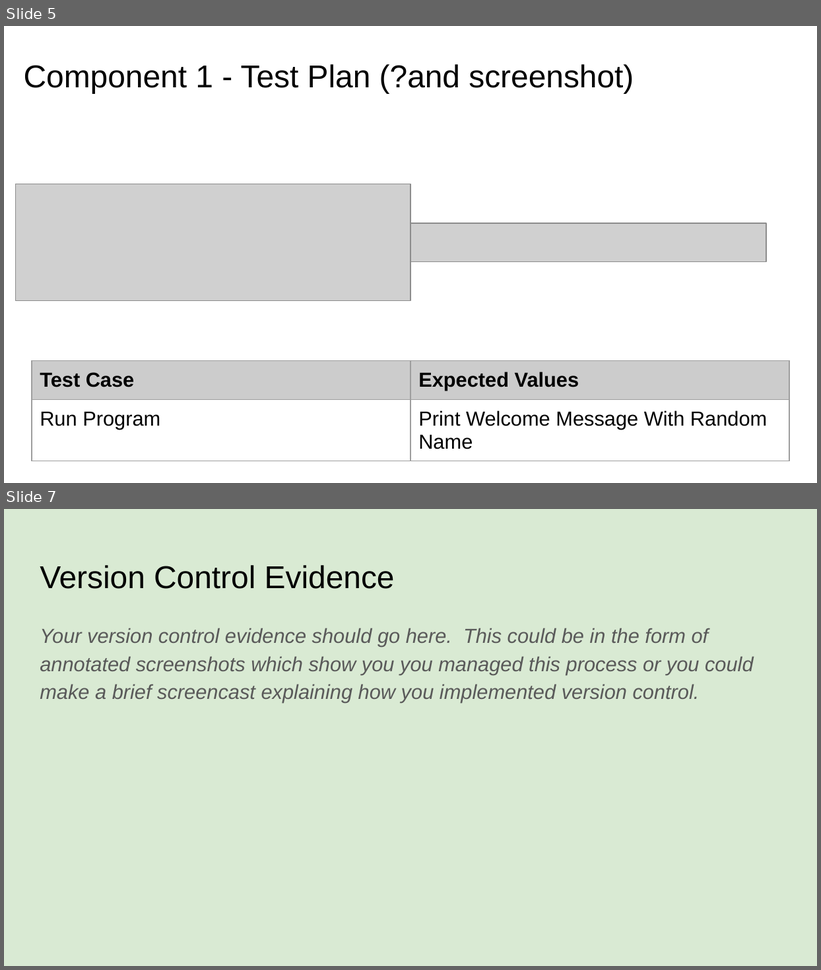
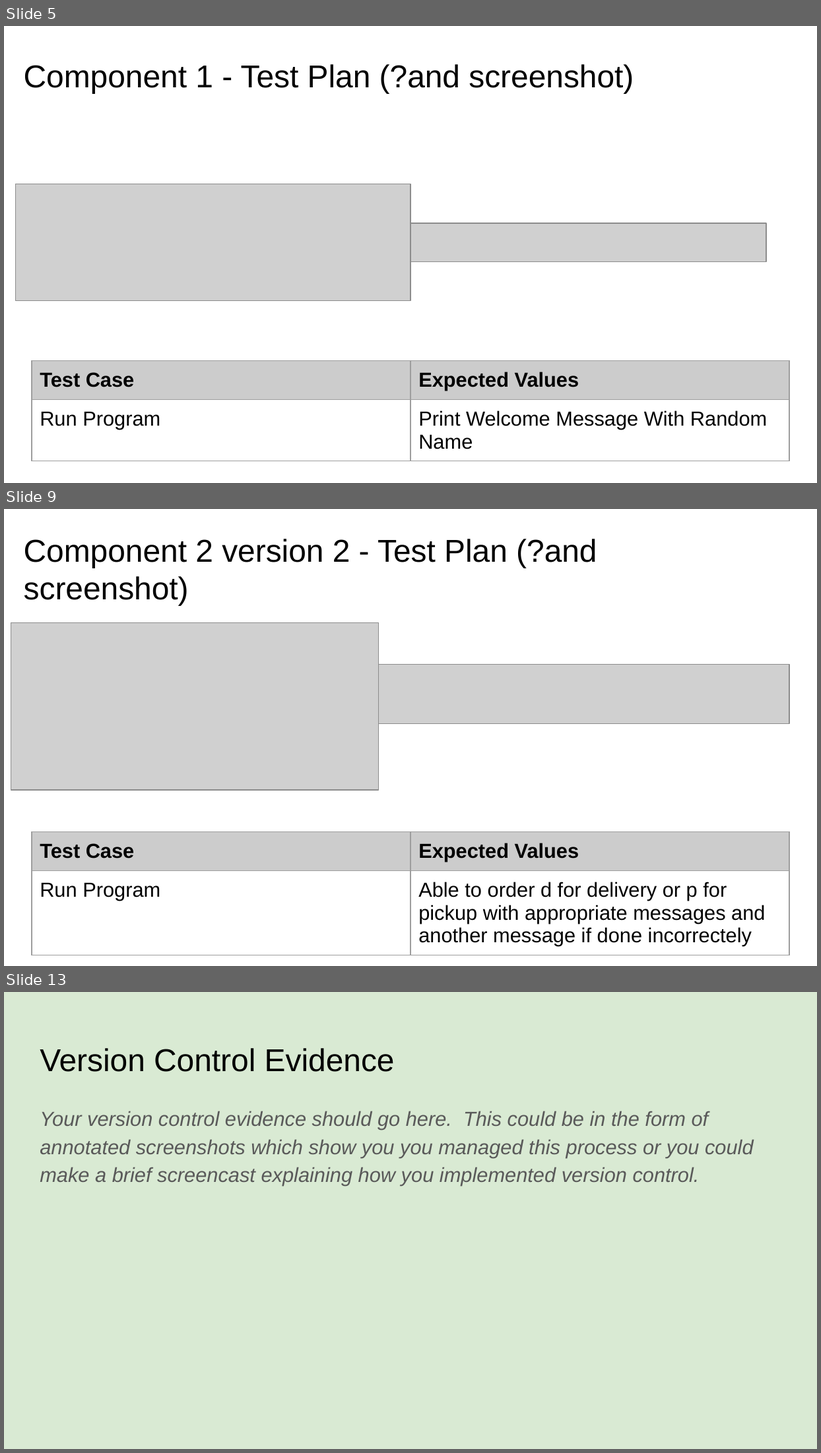
Before and after one commit to randombrunch/Pizza_Bot, a slide deck: 022_91893+_+91897+Documentation.pptx. Shown one above the other, each under a label of ours: slides 5 and 7 before the commit, slides 5, 9 and 13 after it; the slides between them are not shown. The pictures are 821x970 and 821x1453 pixels, drawn with LibreOffice and Linux fonts; fonts in the diff are those of the drawing; grey boxes stand for pictures. Boxes give left, top, right and bottom in pixels: in the first picture for what was removed or moved away, otherwise in the second. Text is boxed around its words. In the diff, an @@ line names an element or a change of style, - is before the commit and + after.

Commit message:
Created pickup or delivery menu
Created different versions of menu refining it in version 4

```diff
--- a/022_91893+_+91897+Documentation.pptx
+++ b/022_91893+_+91897+Documentation.pptx
@@ slide 9 added at [4, 509, 817, 966], background #FFFFFF @@
@@ title added at [24, 539, 597, 605], 28 pt, text #000000 @@
+Component 2 version 2 - Test Plan (?and screenshot)
@@ picture added at [11, 623, 379, 790] @@
@@ picture added at [379, 664, 789, 723] @@
@@ table added at [32, 832, 789, 962], 2 rows, 2 columns @@
+Test Case | Expected Values
+Run Program | Able to order d for delivery or p for pickup with appropriate messages and another message if done incorrectely
@@ what was slide 7 is now slide 13 @@
```
Also in this commit, not shown: 1 slide changed, 5 other slides added, 3 other files.
